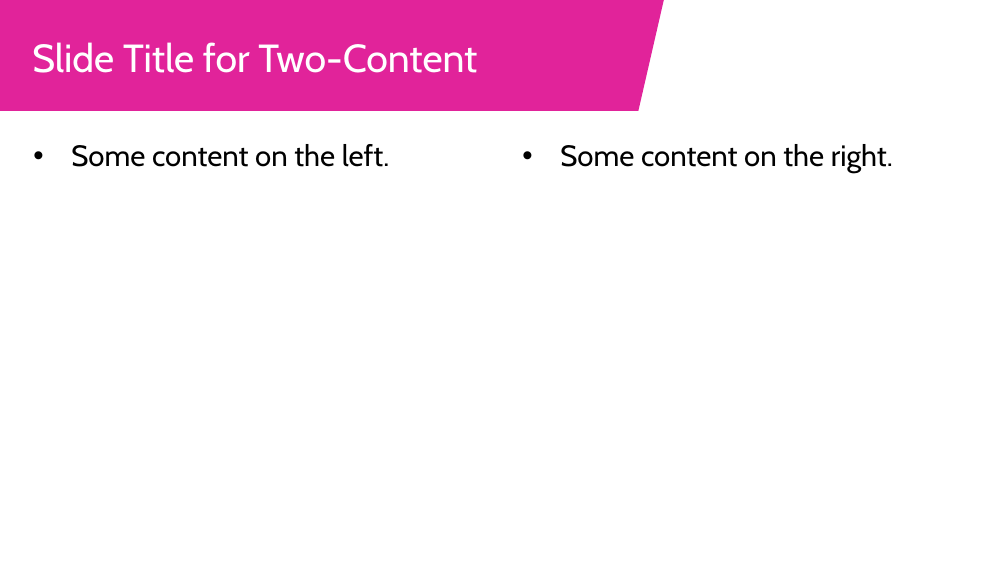
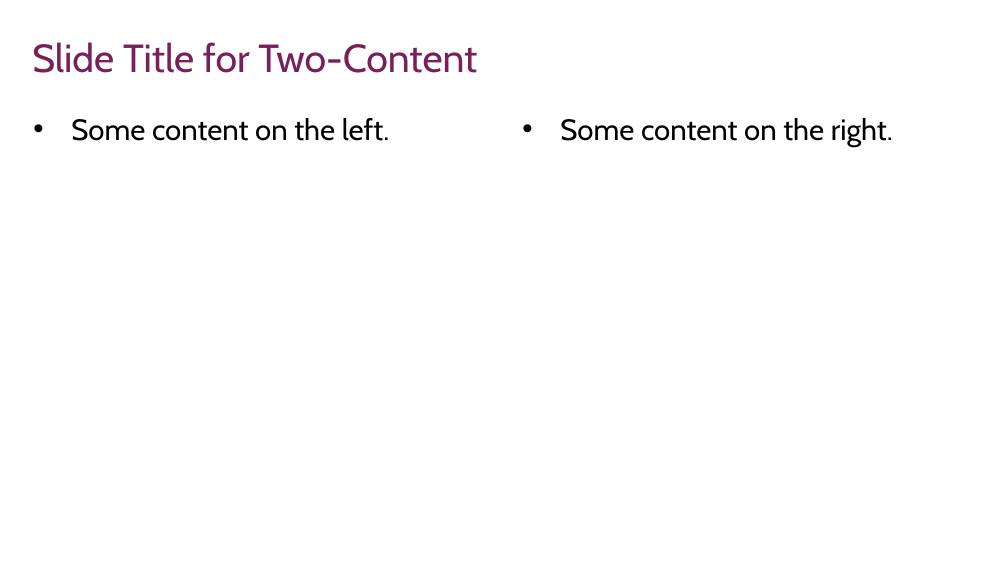
Before and after one commit to JGIBristol/quarto-jgi, a slide deck: slide 4 of _extensions/jgi/reference-doc.pptx. Drawn at 1008x567 pixels with LibreOffice and Linux fonts; fonts in the diff are those of the drawing; background and template pictures are left out. Boxes give left, top, right and bottom in pixels: in the first picture for what was removed or moved away, otherwise in the second. Text is boxed around its words. In the diff, an @@ line names an element or a change of style, - is before the commit and + after.

```diff
--- a/_extensions/jgi/reference-doc.pptx
+++ b/_extensions/jgi/reference-doc.pptx
@@ freeform shape removed at <box>0,0,664,111</box> @@
@@ title "Slide Title for Two-Content" at <box>32,42,477,73</box>: text colour #FFFFFF to #772059 @@
@@ text "Some content on the left.": place and size @@
-text "Some content on the left." at <box>71,144,389,167</box>
+text "Some content on the left." at <box>71,118,389,141</box>
@@ text "Some content on the right.": place and size @@
-text "Some content on the right." at <box>560,144,893,173</box>
+text "Some content on the right." at <box>560,118,893,147</box>
```
Also in this commit, not shown: 1 other slide changed, 14 other files.
